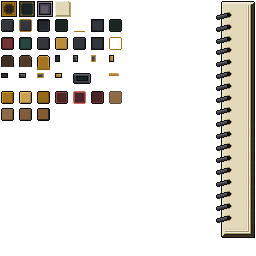
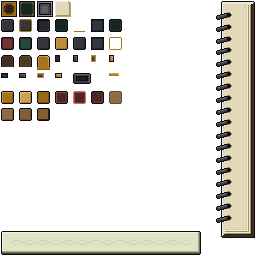
Revision of a layered 256 x 256 image; what changed, layer by layer:
painted on "kontor" over (x1=1, y1=231, x2=201, y2=255)
